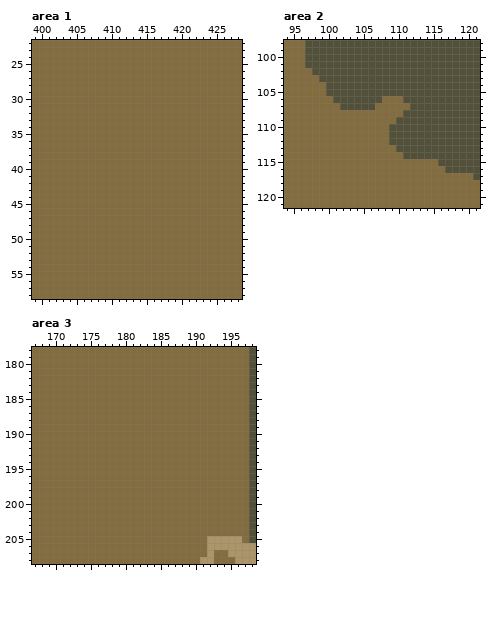
Pixel-art file, stored at art/concept/concept_first.aseprite. That is the earlier state.
612x338 pixels, 1 frame. Colours within 5 levels of each other are drawn and written as one. Shown: area 1: x 399..428, y 22..58; area 2: x 94..121, y 98..121; area 3: x 167..198, y 178..208.
After the commit:
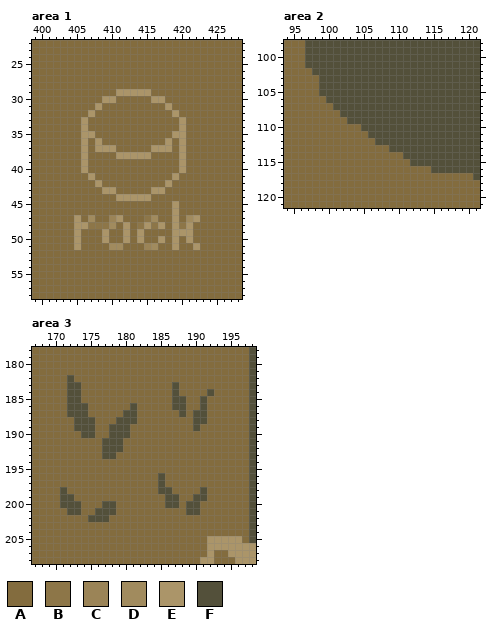
Palette (. is transparent): A #836c3e  B #8d7648  C #9b8457  D #a18b5e  E #ab9569  F #53503a
The edit:
Area 1, layer "Layer 4":
Colour B replaces colour A in row 47 at x 415; in row 48 at x 407 to 409, 414, 416 and 420.
Colour C replaces colour A in row 47 at x 410; in row 51 at x 415.
Colour D replaces colour A in row 47 at x 407, 416 and 421; in row 48 at x 410; in row 51 at x 410 to 411 and 416.
Colour E replaces colour A in row 29 at x 411 to 415; in row 30 at x 409 to 410 and 416 to 417; in row 31 at x 408 and 418; in row 32 at x 407 and 419; in rows 33 to 34 at x 406 and 420; in row 35 at x 406 to 407 and 419 to 420.
Colour E replaces colour A in row 36 at x 406, 408, 418 and 420; in row 37 at x 406, 408 to 410, 416 to 418 and 420; in row 38 at x 406, 411 to 415 and 420; in rows 39 to 40 at x 406 and 420; in row 41 at x 407 and 419; in row 42 at x 408 and 418.
Colour E replaces colour A in row 43 at x 409 to 410 and 416 to 417; in row 44 at x 411 to 415; in rows 45 to 46 at x 419; in row 47 at x 405, 411, 419 and 422; in row 48 at x 405 to 406, 412, 415, 417, 419 and 421; in row 49 at x 405, 409, 412, 414 and 419 to 421.
Colour E replaces colour A in row 50 at x 405, 409, 412, 414, 417, 419 and 421; in row 51 at x 405, 419 and 422.
Area 2, layer "Layer 4":
Colour F replaces colour A in rows 104 to 105 at x 99; in row 106 at x 100 and 108 to 110; in row 107 at x 101 and 107 to 111; in row 108 at x 102 to 110; in row 109 at x 103 to 109; in row 110 at x 105 to 108.
Colour F replaces colour A in row 111 at x 106 to 108; in row 112 at x 107 to 108; in row 113 at x 109; in row 115 at x 112 to 115; in row 116 at x 115 to 116.
Area 3, layer "Layer 2":
Colour F replaces colour A in row 182 at x 172; in row 183 at x 172 to 173 and 187; in row 184 at x 172 to 173, 187 and 192; in row 185 at x 172 to 173, 187 to 188 and 191; in row 186 at x 172 to 174, 181, 187 to 188 and 191; in row 187 at x 172 to 174, 180 to 181, 188 and 190 to 191.
Colour F replaces colour A in row 188 at x 173 to 175, 179 to 181 and 190 to 191; in row 189 at x 173 to 175, 178 to 180 and 190; in row 190 at x 174 to 175 and 178 to 180; in rows 191 to 192 at x 177 to 179; in row 193 at x 177 to 178; in rows 196 to 197 at x 185.
Colour F replaces colour A in row 198 at x 171, 185 to 186 and 191; in row 199 at x 171 to 172, 186 to 187 and 190 to 191; in row 200 at x 171 to 173, 177 to 178, 186 to 187 and 189 to 190; in row 201 at x 172 to 173, 176 to 178 and 189 to 190; in row 202 at x 175 to 177.
Changed places in both pictures, as pixel boxes (x1, y1, x2, y2):
changed: (74, 89, 200, 250)
changed: (319, 82, 445, 173)
changed: (67, 375, 137, 459)
changed: (172, 382, 214, 431)
changed: (158, 473, 207, 515)
changed: (60, 487, 116, 522)
